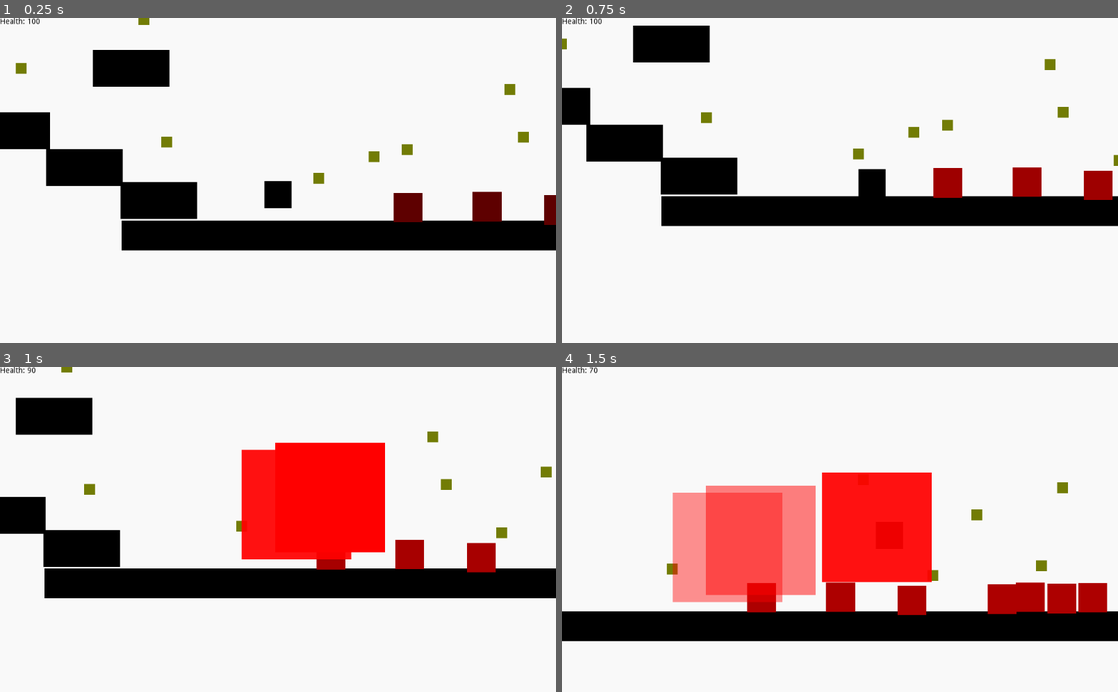
Above: before the commit, frames 1-4 (two rows, left to right).
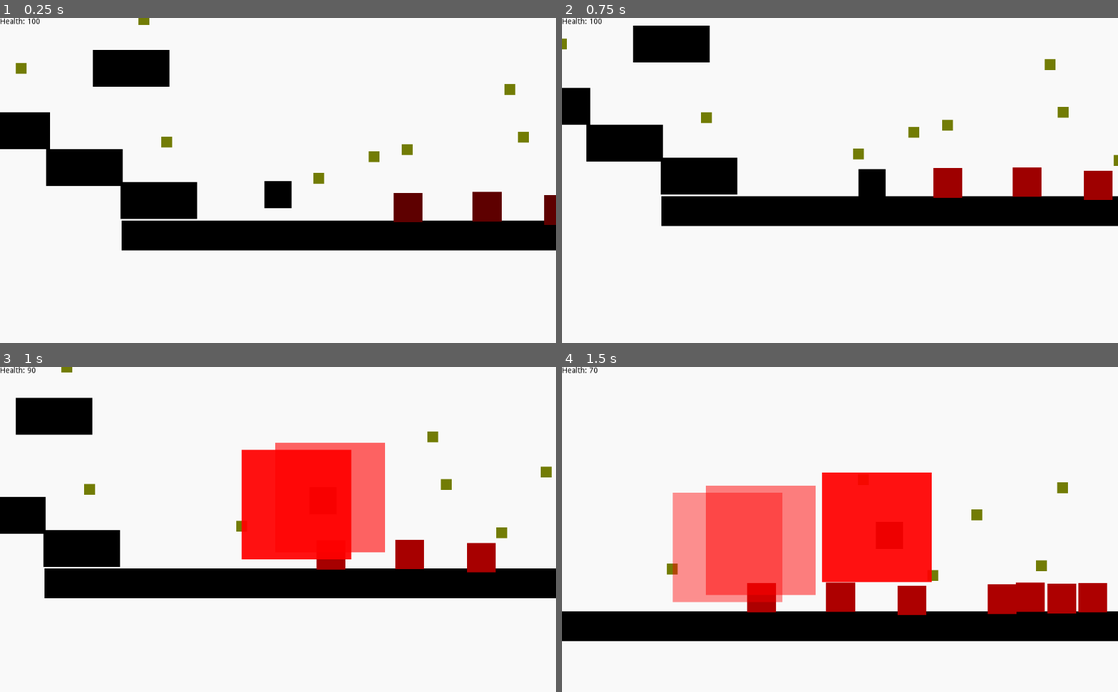
Above: after the commit, the same moments.

Repository: RavenJFelix/Square
Game: Godot game, scene res://levelz/level_0/level_0.tscn
Same seed, same stepped clock (60 frames per second), same inputs: the game is played once before the commit and once after it.
Inputs:
- Up to frame 1 (0.25 s): no input
- Up to frame 2 (0.75 s): hold Right (ui_right) from 0.53 s (still down)
- Up to frame 3 (1 s): keep holding Right (ui_right); tap Up (ui_up) at 0.77 s
- Up to frame 4 (1.5 s): keep holding Right (ui_right)

Frames 1-2 are identical in both runs. In frame 3, 2.4% of the frame differs, in the area x 49-70%, y 23-58%; in frame 4, nothing differs.

Commit message:
Change add nodes to called deffered

Diff:
--- a/entity/npc/enemies/chaser/chaser.gd
+++ b/entity/npc/enemies/chaser/chaser.gd
@@ -89,7 +89,7 @@
 
 func _explode():
 	var boom = explosion.instance()
-	get_parent().add_child(boom)
+	get_parent().call_deferred("add_child", boom)
 	boom.global_position = global_position
 	queue_free()
 
--- a/entity/npc/enemies/missile/missile.gd
+++ b/entity/npc/enemies/missile/missile.gd
@@ -20,7 +20,7 @@
 
 func _explode():
 	var boom = explosion.instance()
-	get_parent().add_child(boom)
+	get_parent().call_deferred("add_child", boom)
 	boom.global_position = global_position
 	queue_free()
 
--- a/map/hazard/basic-mine/basic-mine.gd
+++ b/map/hazard/basic-mine/basic-mine.gd
@@ -4,6 +4,6 @@
 func _on_StaticBody2D_body_entered(body):
 	if body.has_method("is_player"):
 		var boom = explosion.instance()
-		get_parent().add_child(boom)
+		get_parent().call_deferred("add_child", boom)
 		boom.global_position = $Position2D.global_position
 		queue_free()
